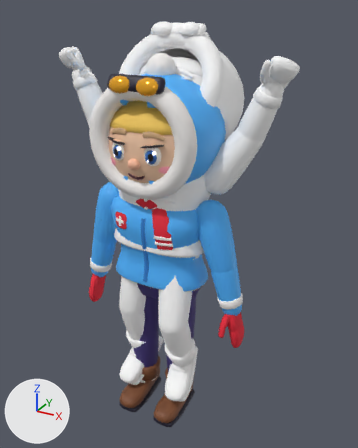
The Blender file art/blender/operator_frost_guard.blend: old version first, new version second.
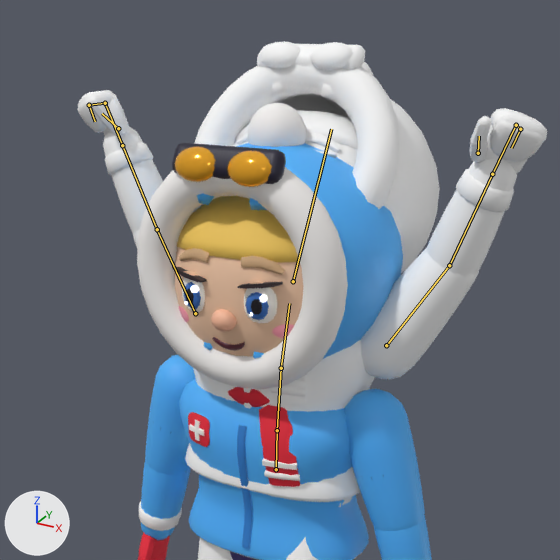
Each version is shown whole from a 50 mm lens placed at (1.3, -2.15, 2.31), pointed at (0.02, 0.18, 1.14), then close up on the part from 5% to 86% of the width and 0% to 64% of the height. Every picture has the same lights, and +X, +Y and +Z are marked at lower left. The last two pictures show the newer version. Both versions are drawn at frame 11 of the action 'Victory'; the numbers are the values there. The bones that change, and the others that lie on the model, are drawn over the model as lines in the close-ups.

Names of what the first close-up shows: 'Body', 'FG_ForeArmL', 'FG_ForeArmR', 'FG_Hair', 'FG_Head', 'FG_Hood', 'FG_HoodFur', 'FG_Parka', 'FG_Pom', 'FG_ScarfTail', 'FG_UpperArmL', 'FG_UpperArmR' and 32 more.
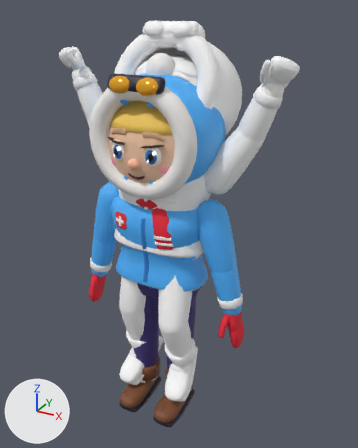
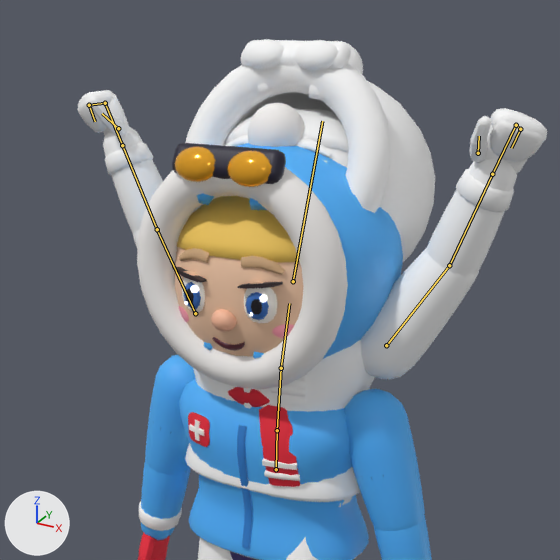
The change, as JSON lines over the scene's bpy script:
```json
{"block": "bone_head", "where": "bone_head = bpy.data.objects['Armature'].pose.bones['Head']  # child of 'Chest'"}
{"op": "set", "path": "bone_head.rotation_quaternion", "old": "(0.993, -0.122, 0.0, 0.0)", "new": "(0.999, -0.052, 0.0, 0.0)", "note": "degrees (-14, 0, 0) -> degrees (-6, 0, 0)"}
```

What differs and where, as boxes [x1, y1, x2, y2] in the close-ups (560 x 560 px):
```json
{"object": "Body", "change": "posed", "before": [78, 41, 547, 560], "after": [78, 39, 547, 560]}
{"bone": "Head", "before": "(293, 281) to (331, 129)", "after": "(293, 281) to (322, 121)"}
```
